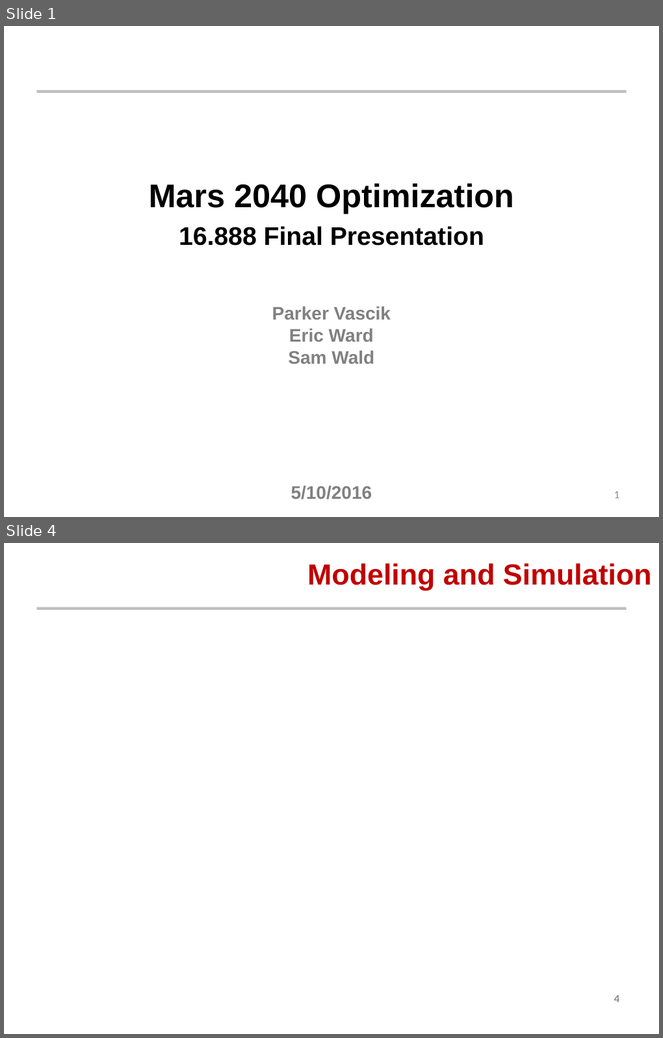
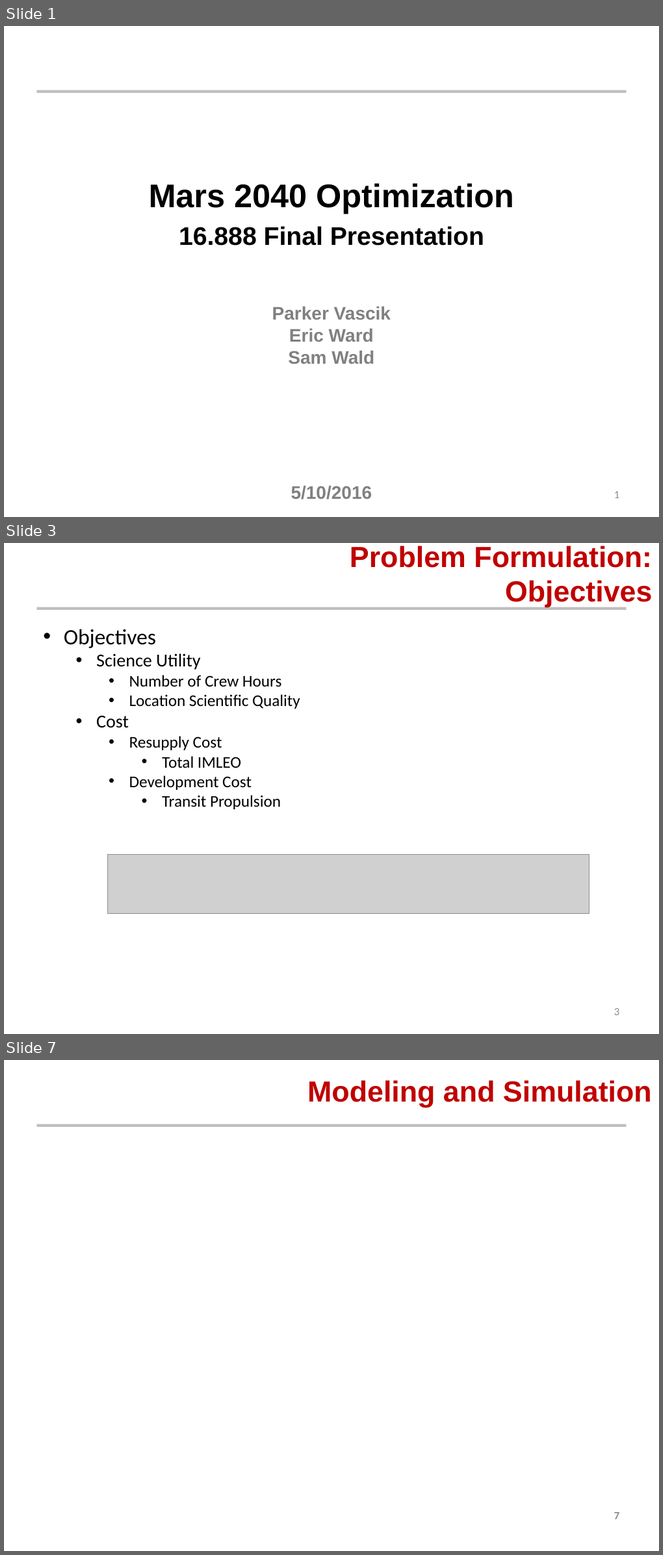
Before and after one commit to AeroSigma/Mars2040, a slide deck: MSDO/Assignment5/Mars 2040 Optimization Presentation.pptx. Shown one above the other, each under a label of ours: slides 1 and 4 before the commit, slides 1, 3 and 7 after it; the slides between them are not shown. The pictures are 663x1038 and 663x1555 pixels, drawn with LibreOffice and Linux fonts; fonts in the diff are those of the drawing; grey boxes stand for pictures; background and template pictures are left out. Boxes give left, top, right and bottom in pixels: in the first picture for what was removed or moved away, otherwise in the second. Text is boxed around its words. In the diff, an @@ line names an element or a change of style, - is before the commit and + after.

Commit message:
updated presentation and report
problem statement, dsm

```diff
--- a/MSDO/Assignment5/Mars 2040 Optimization Presentation.pptx
+++ b/MSDO/Assignment5/Mars 2040 Optimization Presentation.pptx
@@ slide 3 added at (x1=4, y1=543, x2=659, y2=1034), background #FFFFFF; not listed: 1 template element that a slide beside it also shows @@
@@ title added at (x1=350, y1=546, x2=652, y2=607), 32 pt, text #C00000, bold @@
+Problem Formulation: Objectives
@@ text added at (x1=64, y1=629, x2=300, y2=809), 18 pt, text #000000 @@
+• Objectives
+  • Science Utility
+    • Number of Crew Hours
+    • Location Scientific Quality
+  • Cost
+    • Resupply Cost
+      • Total IMLEO
+    • Development Cost
+      • Transit Propulsion
@@ picture added at (x1=107, y1=855, x2=589, y2=914) @@
@@ page number added at (x1=614, y1=1008, x2=620, y2=1016), 12 pt, text #8C8C8C @@
+3
@@ what was slide 4 is now slide 7 @@
@@ page number at (x1=614, y1=1512, x2=620, y2=1520): text changed @@
-4
+7
```
Also in this commit, not shown: 1 slide changed, 5 other slides added, 1 slide removed, 7 other files.
